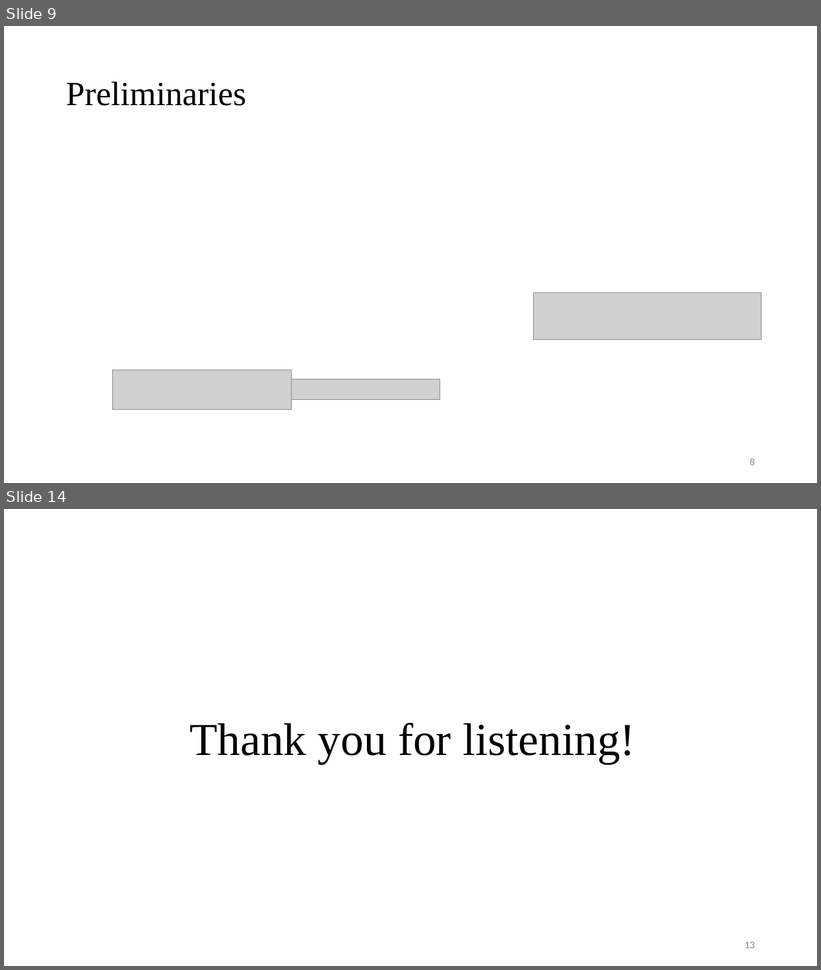
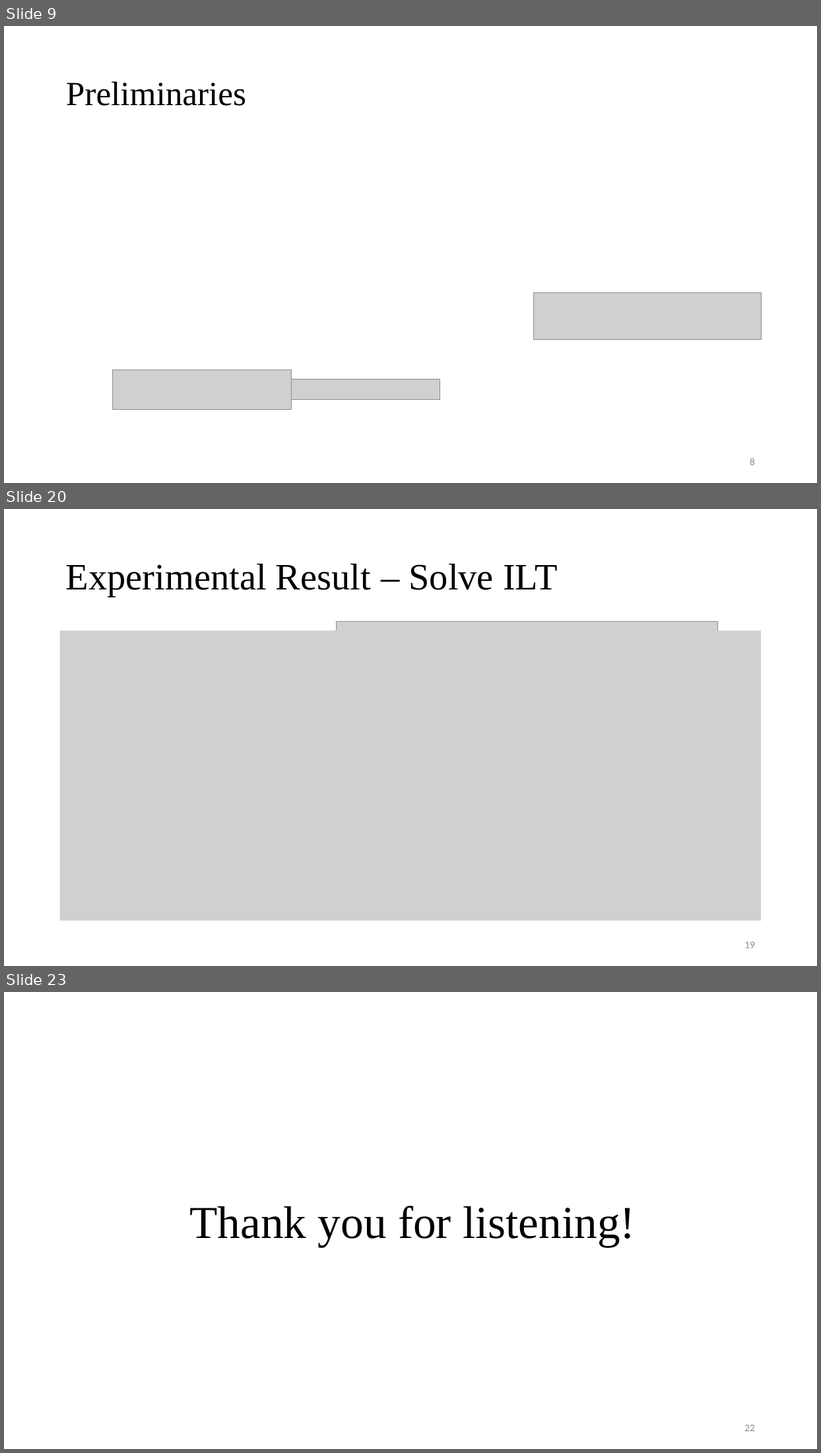
Before and after one commit to Pacific-Feng-Studuies/Studied-Papers, a slide deck: DAC2024/KOSIM/KOSIM A Knowledge-oriented Derivative-free Subspace Method Based on Inexact Model for Inverse Lithography Problems.pptx. Shown one above the other, each under a label of ours: slides 9 and 14 before the commit, slides 9, 20 and 23 after it; the slides between them are not shown. The pictures are 821x970 and 821x1453 pixels, drawn with LibreOffice and Linux fonts; fonts in the diff are those of the drawing; grey boxes stand for pictures. Boxes give left, top, right and bottom in pixels: in the first picture for what was removed or moved away, otherwise in the second. Text is boxed around its words. In the diff, an @@ line names an element or a change of style, - is before the commit and + after.

```diff
--- a/DAC2024/KOSIM/KOSIM A Knowledge-oriented Derivative-free Subspace Method Based on Inexact Model for Inverse Lithography Problems.pptx
+++ b/DAC2024/KOSIM/KOSIM A Knowledge-oriented Derivative-free Subspace Method Based on Inexact Model for Inverse Lithography Problems.pptx
@@ slide 20 added at box(4, 509, 817, 966), background #FFFFFF @@
@@ title added at box(66, 563, 558, 597), 44 pt, text #000000 @@
+Experimental Result – Solve ILT
@@ picture added at box(337, 622, 717, 912) @@
@@ picture added at box(60, 631, 762, 921) @@
@@ page number added at box(745, 942, 755, 949), 12 pt, text #8C8C8C @@
+19
@@ what was slide 14 is now slide 23 @@
@@ page number at box(745, 1425, 755, 1432): text changed @@
-13
+22
```
Also in this commit, not shown: 3 slides changed, 8 other slides added, 1 other file.
